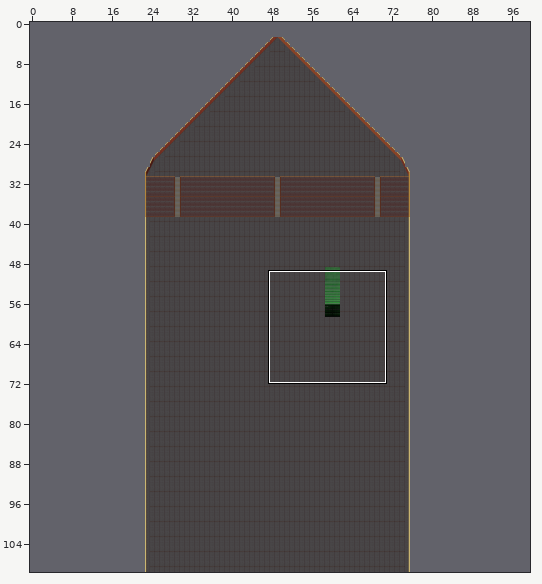
One commit to this Tiled map (JSON): maps/shipLevel.json. The picture above shows the old version from afar; the outline marks the close-up.
Close-up. Old version:
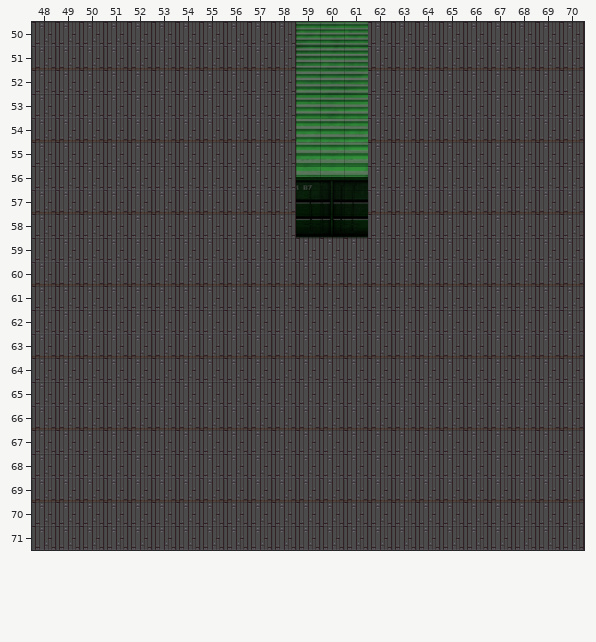
Cells are 32x32 px. Shown: x 48..70, y 50..71. Not drawn, because the pictures are missing: unchanged layers "Ocean", "Ocean2".
New version:
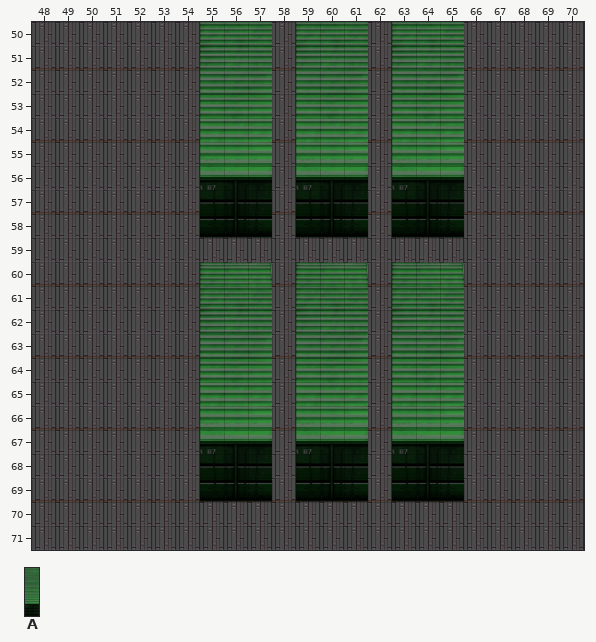
Key: from "shipcontainerGreenFront": A 0.
_ is an empty cell.
From the commit log: some more shipping containers
Edits made:
Layer "Collision":
Tile A is added in row 58 at x 55 and 63; in row 69 at x 55, 59 and 63.
